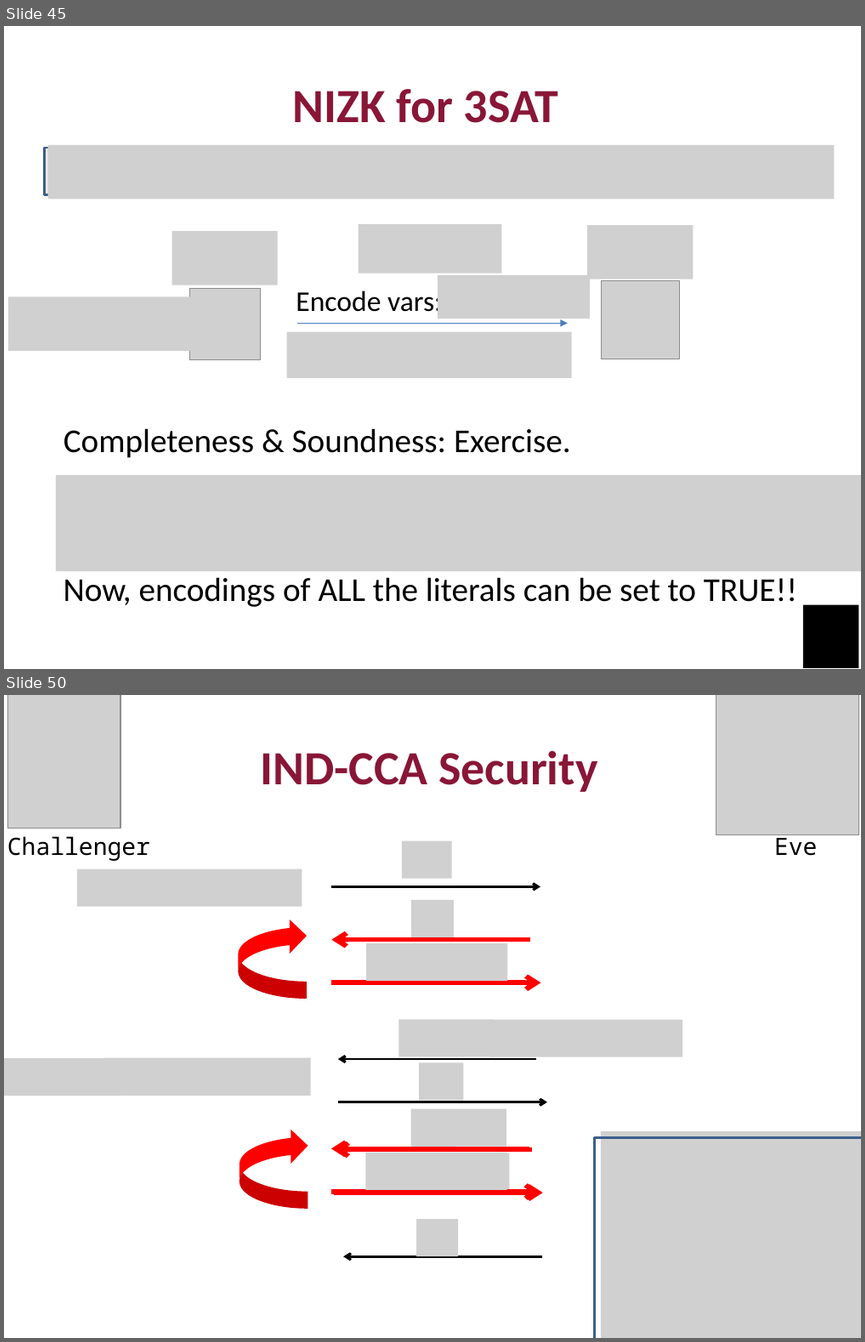
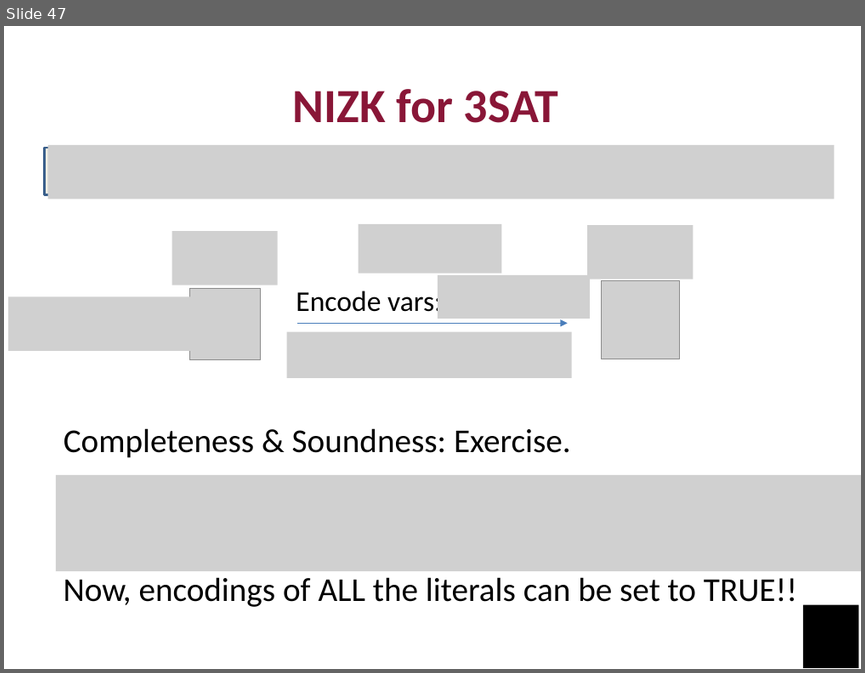
Before and after one commit to mit6875/mit6875.github.io, a slide deck: FA23SLIDES/lec16.pptx. Shown one above the other, each under a label of ours: slides 45 and 50 before the commit, slide 47 after it; the slides between them are not shown. The pictures are 865x1342 and 865x673 pixels, drawn with LibreOffice and Linux fonts; fonts in the diff are those of the drawing; grey boxes stand for pictures. Boxes give left, top, right and bottom in pixels: in the first picture for what was removed or moved away, otherwise in the second. Text is boxed around its words. In the diff, an @@ line names an element or a change of style, - is before the commit and + after.

```diff
--- a/FA23SLIDES/lec16.pptx
+++ b/FA23SLIDES/lec16.pptx
@@ slide 50 removed at bbox=[4, 695, 861, 1338], background #FFFFFF @@
@@ picture removed at bbox=[8, 695, 120, 828] @@
@@ picture removed at bbox=[716, 695, 859, 834] @@
@@ text removed at bbox=[260, 750, 597, 792] @@
-IND-CCA Security
@@ text removed at bbox=[7, 836, 150, 861] @@
-Challenger
@@ picture removed at bbox=[402, 840, 451, 879] @@
@@ text removed at bbox=[774, 833, 817, 856] @@
-Eve
@@ picture removed at bbox=[77, 869, 302, 907] @@
@@ arrow removed from (331, 887) to (540, 887) @@
@@ curved right arrow removed at bbox=[238, 919, 307, 998] @@
@@ group removed at bbox=[331, 900, 540, 983]: 2 arrows, 2 pictures @@
@@ group removed at bbox=[338, 1019, 682, 1102]: 3 pictures, 2 arrows @@
@@ picture removed at bbox=[4, 1058, 120, 1096] @@
@@ picture removed at bbox=[104, 1057, 311, 1095] @@
@@ group removed at bbox=[331, 1109, 540, 1191]: 2 arrows, 2 pictures @@
@@ group removed at bbox=[334, 1110, 543, 1193]: 2 arrows, 2 pictures @@
@@ curved right arrow removed at bbox=[239, 1129, 308, 1208] @@
@@ rectangle removed at bbox=[595, 1138, 861, 1338] @@
@@ picture removed at bbox=[601, 1131, 861, 1338] @@
@@ picture removed at bbox=[416, 1219, 458, 1256] @@
@@ arrow removed from (542, 1256) to (343, 1256) @@
@@ what was slide 45 is now slide 47 @@
```
Also in this commit, not shown: 8 slides changed, 5 slides added, 21 other slides removed, 3 other files.
